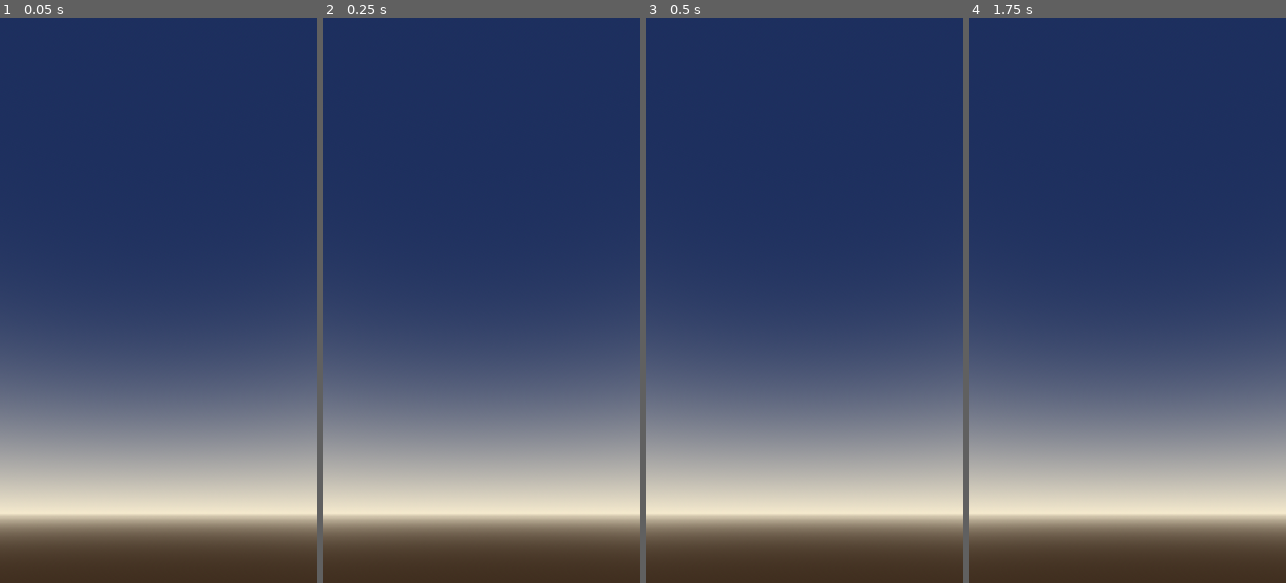
Above: before the commit, frames 1-4 (left to right).
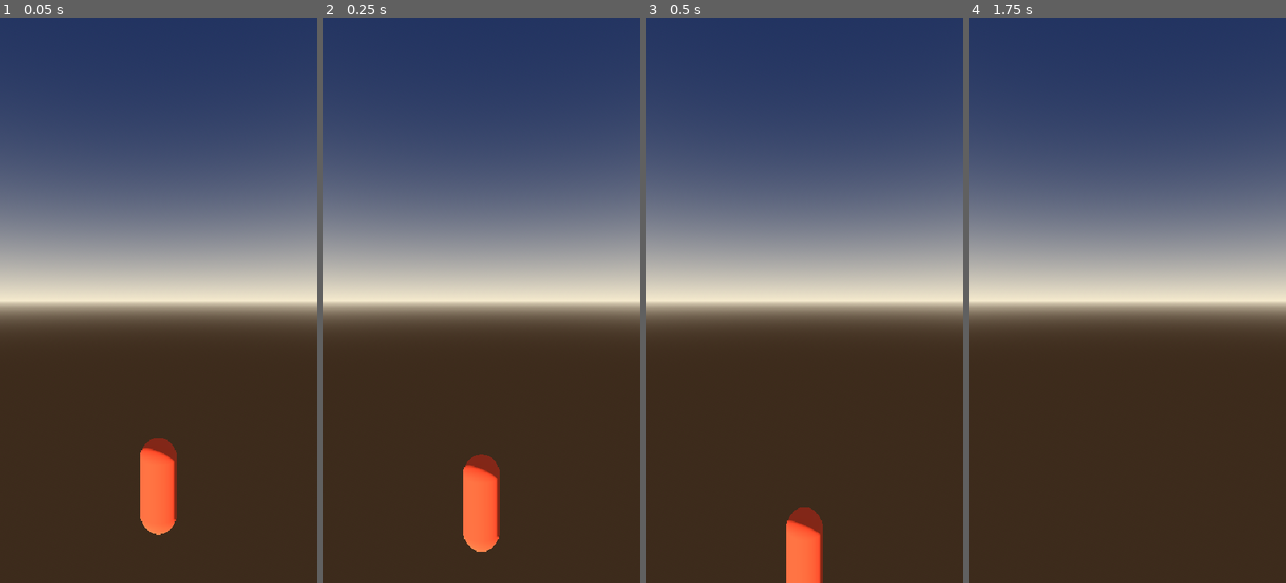
Above: after the commit, the same moments.

Repository: quvntvn/Hyperdive
Game: Godot game, scene res://scenes/game/main_game.tscn
The game is run twice, just before and just after one commit, with the same random seed, the same clock (stepped at 60 frames per second) and the same inputs.
Inputs:
- Up to frame 1 (0.05 s): no input
- Up to frame 2 (0.25 s): no input
- Up to frame 3 (0.5 s): no input
- Up to frame 4 (1.75 s): hold D (move_right) 0.53-1.28 s; tap Enter at 1.25 s; hold A (move_left) from 1.28 s (still down)

The runs differ from the first frame. In frame 1, 75% of the frame differs, in the area x 0-100%, y 16-95%; in frame 2, 76%; in frame 3, 76%, in the area x 0-100%, y 16-100%; in frame 4, 75%.

Commit message:
fix(camera): suivi direct + look_at au lieu de lerp pour Phase A, ajout prints diagnostic
Remplace le lerp sans rotation par global_position = target + offset +
look_at() — le joueur reste centré dans le frustum quelle que soit la
distance de chute. Offset réduit à (0,3,6), position initiale Camera3D
alignée. gravity_scale=1.0 et freeze=false explicites sur le RigidBody3D.
Prints Player/Cam toutes les 30 frames pour confirmer positions en console.

Co-Authored-By: Claude Sonnet 4.6 <noreply@anthropic.com>

Diff:
--- a/hyperdive/scenes/game/main_game.tscn
+++ b/hyperdive/scenes/game/main_game.tscn
@@ -32,7 +32,7 @@
 shadow_enabled = true
 
 [node name="Camera3D" type="Camera3D" parent="."]
-transform = Transform3D(1, 0, 0, 0, 0.866, -0.5, 0, 0.5, 0.866, 0, 5, 7)
+transform = Transform3D(1, 0, 0, 0, 1, 0, 0, 0, 1, 0, 3, 6)
 script = ExtResource("FollowCameraScript")
 target = NodePath("../Player")
 
--- a/hyperdive/scenes/player/player.tscn
+++ b/hyperdive/scenes/player/player.tscn
@@ -17,6 +17,8 @@
 
 [node name="Player" type="RigidBody3D"]
 mass = 1.0
+gravity_scale = 1.0
+freeze = false
 axis_lock_angular_x = true
 axis_lock_angular_y = true
 axis_lock_angular_z = true
--- a/hyperdive/scripts/gameplay/follow_camera.gd
+++ b/hyperdive/scripts/gameplay/follow_camera.gd
@@ -2,11 +2,15 @@
 class_name FollowCamera
 
 @export var target: Node3D
-@export var offset: Vector3 = Vector3(0.0, 4.0, 8.0)
-@export var smooth_speed: float = 8.0
+@export var offset: Vector3 = Vector3(0.0, 3.0, 6.0)
 
-func _physics_process(delta: float) -> void:
-	if not target:
+var _frame: int = 0
+
+func _physics_process(_delta: float) -> void:
+	if target == null:
 		return
-	var desired: Vector3 = target.global_position + offset
-	global_position = global_position.lerp(desired, clamp(smooth_speed * delta, 0.0, 1.0))
+	_frame += 1
+	if _frame % 30 == 0:
+		print("Cam @ ", global_position, " | target_pos = ", target.global_position)
+	global_position = target.global_position + offset
+	look_at(target.global_position, Vector3.UP)
--- a/hyperdive/scripts/player/player.gd
+++ b/hyperdive/scripts/player/player.gd
@@ -5,7 +5,12 @@
 const LATERAL_FORCE: float = 25.0
 const MAX_LATERAL_SPEED: float = 12.0
 
+var _frame: int = 0
+
 func _physics_process(_delta: float) -> void:
+	_frame += 1
+	if _frame % 30 == 0:
+		print("Player @ ", global_position)
 	var force_x: float = 0.0
 	if Input.is_action_pressed("move_left"):
 		force_x -= LATERAL_FORCE
